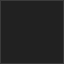
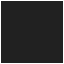
Before/after of a 64px x 64px layered artwork. What changed in the layer stack:
added layer "Bright border" above "Border" over [0, 0, 64, 64]
hid "Border" over [0, 0, 64, 64]
